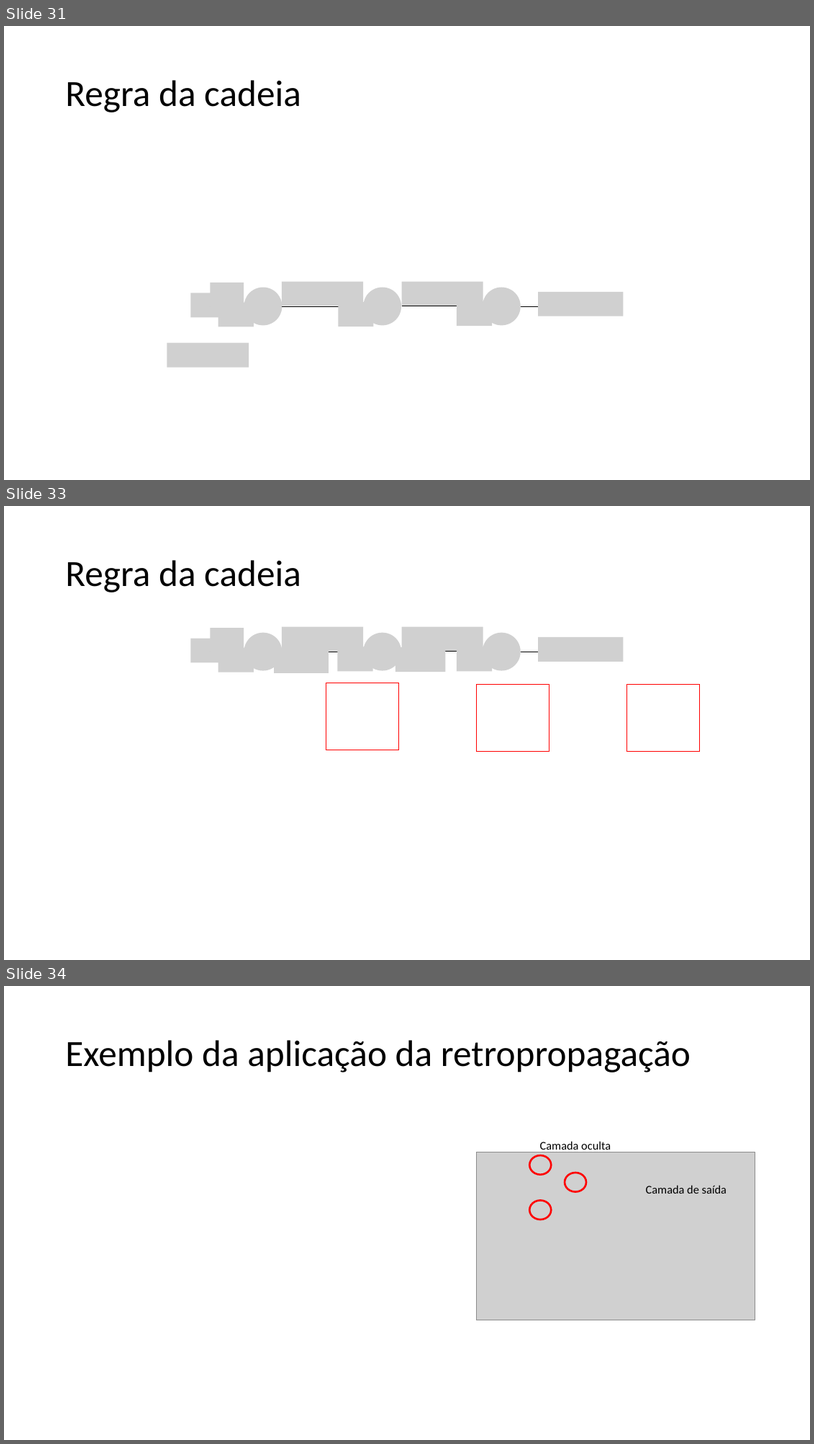
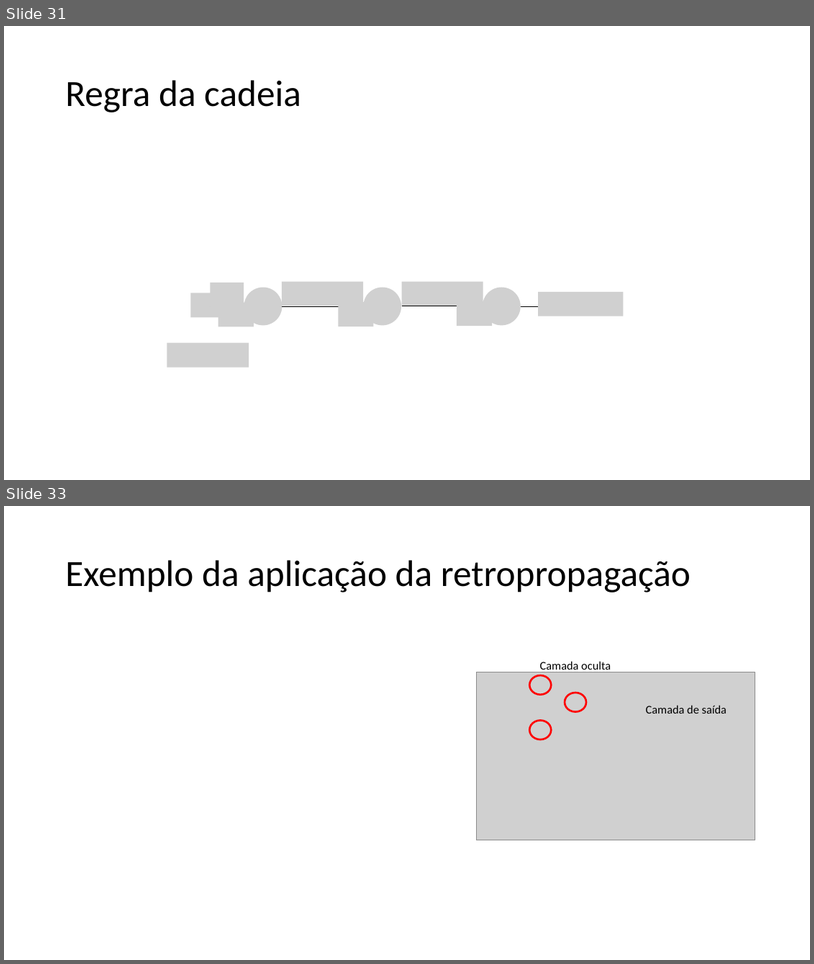
Before and after one commit to zz4fap/c24_inteligencia_artificial, a slide deck: slides/C24_MLP.pptx. Shown one above the other, each under a label of ours: slides 31, 33 and 34 before the commit, slides 31 and 33 after it; the slides between them are not shown. The pictures are 814x1444 and 814x964 pixels, drawn with LibreOffice and Linux fonts; fonts in the diff are those of the drawing; grey boxes stand for pictures. Boxes give left, top, right and bottom in pixels: in the first picture for what was removed or moved away, otherwise in the second. Text is boxed around its words. In the diff, an @@ line names an element or a change of style, - is before the commit and + after.

```diff
--- a/slides/C24_MLP.pptx
+++ b/slides/C24_MLP.pptx
@@ slide 33 removed at (x1=4, y1=506, x2=810, y2=960), background #FFFFFF @@
@@ title removed at (x1=65, y1=560, x2=301, y2=592) @@
-Regra da cadeia
@@ group removed at (x1=191, y1=627, x2=623, y2=673): 13 pictures, 4 arrows @@
@@ rectangle removed at (x1=327, y1=682, x2=399, y2=750) @@
@@ rectangle removed at (x1=476, y1=684, x2=549, y2=751) @@
@@ rectangle removed at (x1=627, y1=684, x2=700, y2=751) @@
@@ what was slide 34 is now slide 33 @@
```
Also in this commit, not shown: 1 slide changed, 12 slides added, 3 other slides removed.
